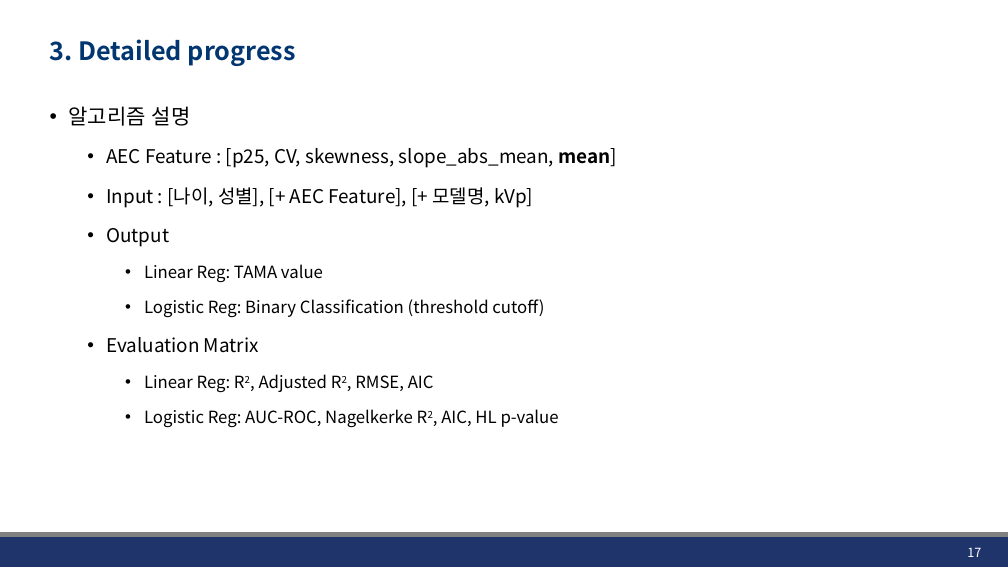
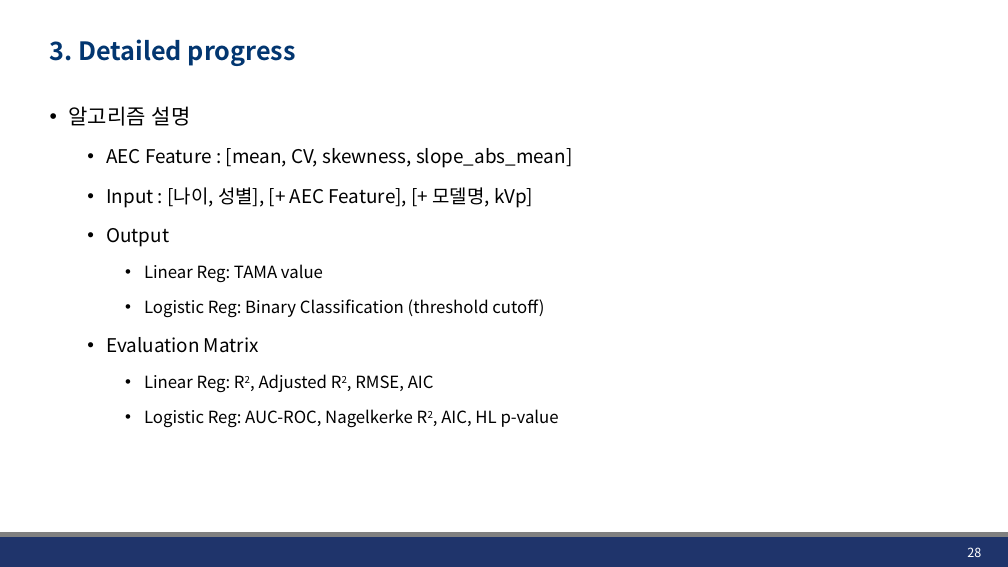
Before and after one commit to JHWannabe/2026-1_Study, a slide deck: slide 28 of 연구자료/260424_Linear_Logistic_Regression.pptx (slide 17 before the commit). Drawn at 1008x567 pixels with LibreOffice and Linux fonts; fonts in the diff are those of the drawing; background and template pictures are left out. Boxes give left, top, right and bottom in pixels: in the first picture for what was removed or moved away, otherwise in the second. Text is boxed around its words. In the diff, an @@ line names an element or a change of style, - is before the commit and + after.

```diff
--- a/연구자료/260424_Linear_Logistic_Regression.pptx
+++ b/연구자료/260424_Linear_Logistic_Regression.pptx
@@ text at box(106, 148, 572, 168): text changed @@
-  • AEC Feature : [p25, CV, skewness, slope_abs_mean, mean]
+  • AEC Feature : [mean, CV, skewness, slope_abs_mean]
@@ page number at box(967, 547, 981, 557): text changed @@
-17
+28
```
Also in this commit, not shown: 16 other slides changed, 13 slides added, 5 slides removed, 7 other files.
